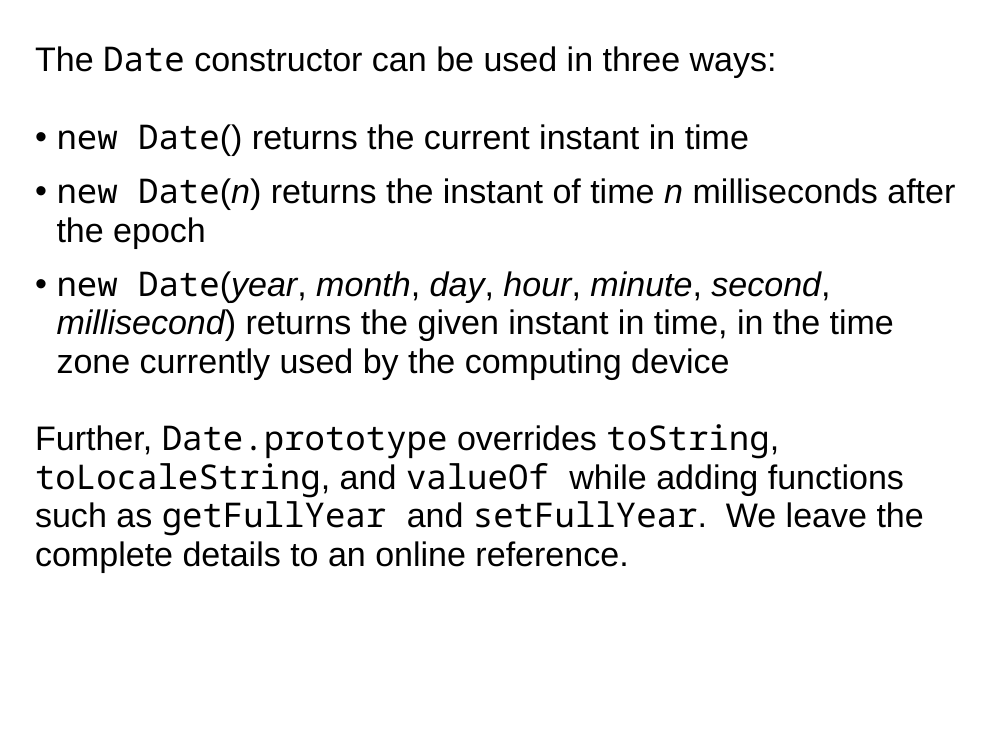
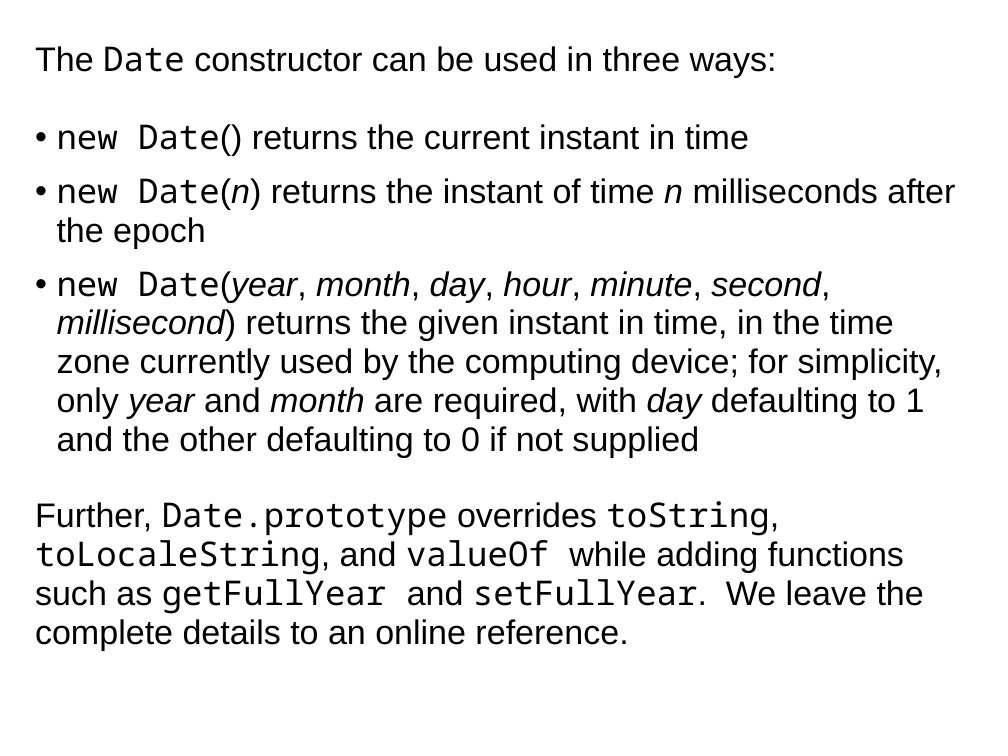
Before and after one commit to dondi/javascript-book, a slide deck: slide 54 of presentations/Chapter_7_Presentation.ppt. Drawn at 1008x756 pixels with LibreOffice and Linux fonts; fonts in the diff are those of the drawing; background and template pictures are left out. Boxes give left, top, right and bottom in pixels: in the first picture for what was removed or moved away, otherwise in the second. Text is boxed around its words. In the diff, an @@ line names an element or a change of style, - is before the commit and + after.

```diff
--- a/presentations/Chapter_7_Presentation.ppt
+++ b/presentations/Chapter_7_Presentation.ppt
@@ text at box(57, 271, 943, 457): text changed @@
-• new Date(year, month, day, hour, minute, second, millisecond) returns the given instant in time, in the time zone currently used by the computing device
+• new Date(year, month, day, hour, minute, second, millisecond) returns the given instant in time, in the time zone currently used by the computing device; for simplicity, only year and month are required, with day defaulting to 1 and the other defaulting to 0 if not supplied
```
Also in this commit, not shown: 1 other slide changed.
